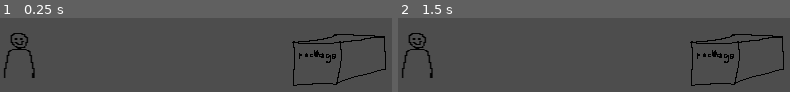
Above: before the commit, frames 1-2 (left to right).
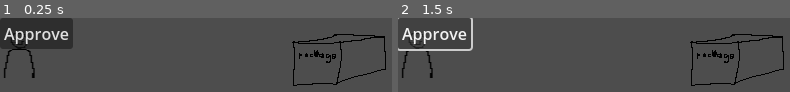
Above: after the commit, the same moments.

Repository: hkattt/blind-box-co
Game: Godot game, scene res://scenes/Main.tscn
Two runs of this game, one before a commit and one after it. Both use one fixed random seed, a clock stepped at 60 frames per second and the inputs below.
Inputs (mouse positions are in pixels of both pictures, inside the frame that each line leads up to):
- Up to frame 1 (0.25 s): no input
- Up to frame 2 (1.5 s): click (433, 33) at 0.5 s, where only the run after the commit has a clickable "Approve"; click (433, 33) at 1.25 s, where only the run after the commit has a clickable "Approve"

The runs differ from the first frame. In frame 1, 7.3% of the frame differs, in the area x 0-19%, y 0-42%; in frame 2, 2.1%.

Commit message:
Added interrogation complete signal

Diff:
--- a/src/scenes/InterrogationMinigame.tscn
+++ b/src/scenes/InterrogationMinigame.tscn
@@ -17,3 +17,10 @@
 offset_left = 280.0
 offset_right = 320.0
 offset_bottom = 40.0
+
+[node name="Approve Button" type="Button" parent="."]
+offset_right = 73.0
+offset_bottom = 31.0
+text = "Approve"
+
+[connection signal="pressed" from="Approve Button" to="." method="_on_approve_button_pressed"]
--- a/src/scripts/InterrogationMinigame.gd
+++ b/src/scripts/InterrogationMinigame.gd
@@ -1,4 +1,6 @@
 extends Node
+
+signal interrogation_complete
 
 @onready var character_slot: Control = $CharacterSlot
 @onready var package_slot: Control   = $PackageSlot
@@ -14,3 +16,6 @@
 	var package: Node2D = package_scene.instantiate()
 	package_slot.add_child(package)
 	package.load_package(package_data)
+
+func _on_approve_button_pressed() -> void:
+	interrogation_complete.emit()
--- a/src/scripts/managers/MinigameManager.gd
+++ b/src/scripts/managers/MinigameManager.gd
@@ -4,12 +4,16 @@
 
 var current_minigame: Node2D = null
 
-func start_interrogation(character_data: CharacterData, bag_data: PackageData):
+func start_interrogation(character_data: CharacterData, package_data: PackageData):
 	if current_minigame:
 		current_minigame.queue_free()
 
-	var minigame = minigame_scene.instantiate()
+	var minigame: Node2D = minigame_scene.instantiate()
 	get_tree().current_scene.add_child(minigame)
 
-	minigame.setup(character_data, bag_data)
+	minigame.setup(character_data, package_data)
+	minigame.connect("interrogation_complete", _on_interrogation_complete)
 	current_minigame = minigame
+
+func _on_interrogation_complete():
+	print("Interrogation complete handled.")
